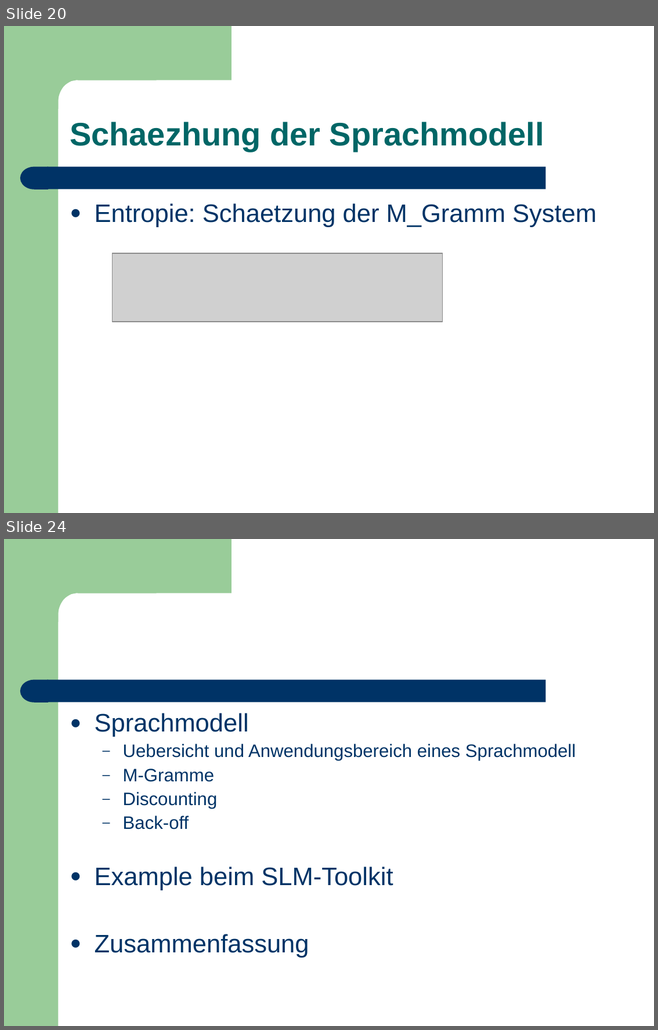
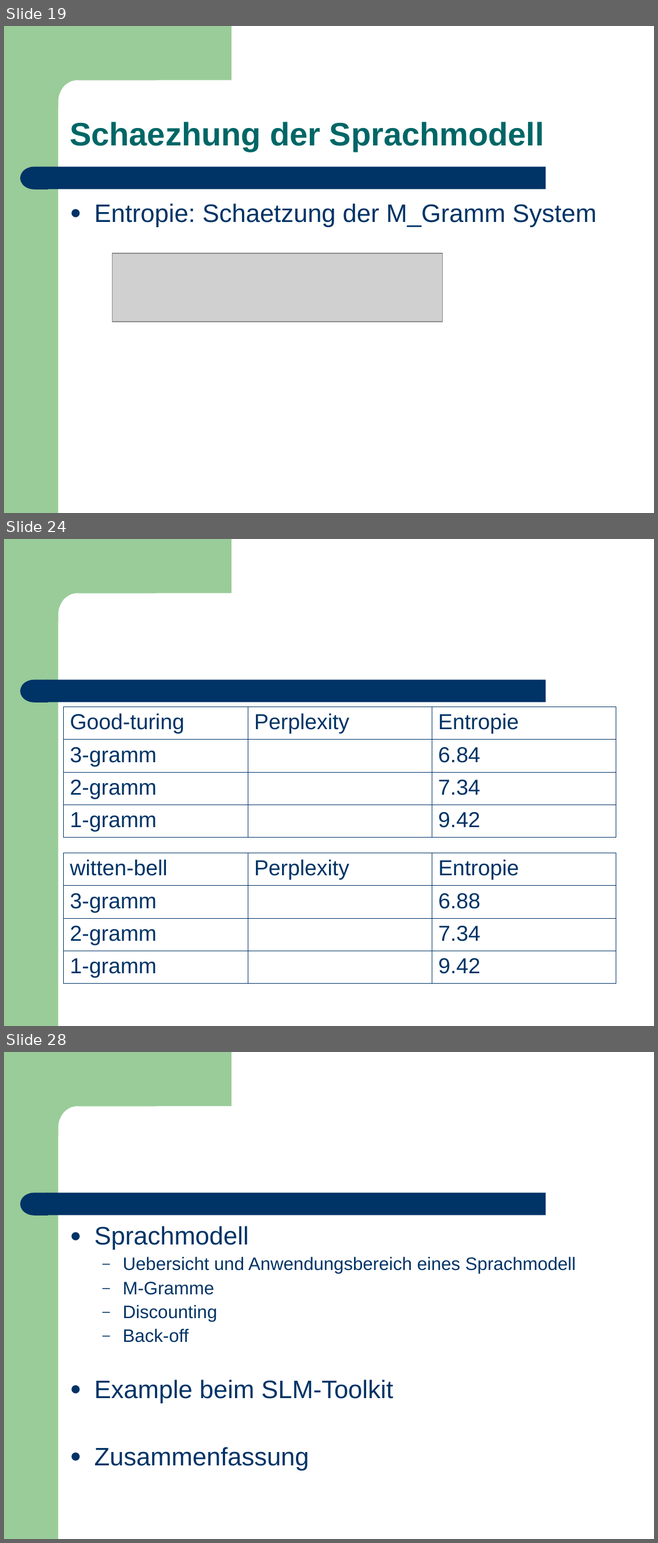
Before and after one commit to leonard117/arbeittet, a slide deck: ARS/doc/Training_Sprachmodell.ppt. Shown one above the other, each under a label of ours: slides 20 and 24 before the commit, slides 19, 24 and 28 after it; the slides between them are not shown. The pictures are 658x1030 and 658x1543 pixels, drawn with LibreOffice and Linux fonts; fonts in the diff are those of the drawing; grey boxes stand for pictures. Boxes give left, top, right and bottom in pixels: in the first picture for what was removed or moved away, otherwise in the second. Text is boxed around its words. In the diff, an @@ line names an element or a change of style, - is before the commit and + after.

```diff
--- a/ARS/doc/Training_Sprachmodell.ppt
+++ b/ARS/doc/Training_Sprachmodell.ppt
@@ slide 24 added at box(4, 539, 654, 1026), background #FFFFFF; not listed: 4 template elements that a slide beside it also shows @@
@@ table added at box(64, 707, 616, 837), 4 rows, 3 columns @@
+Good-turing | Perplexity | Entropie
+3-gramm |  | 6.84
+2-gramm |  | 7.34
+1-gramm |  | 9.42
@@ table added at box(64, 853, 615, 982), 4 rows, 3 columns @@
+witten-bell | Perplexity | Entropie
+3-gramm |  | 6.88
+2-gramm |  | 7.34
+1-gramm |  | 9.42
@@ what was slide 20 is now slide 19 @@
@@ what was slide 24 is now slide 28 @@
```
Also in this commit, not shown: 2 slides changed, 4 other slides added, 1 slide removed.
